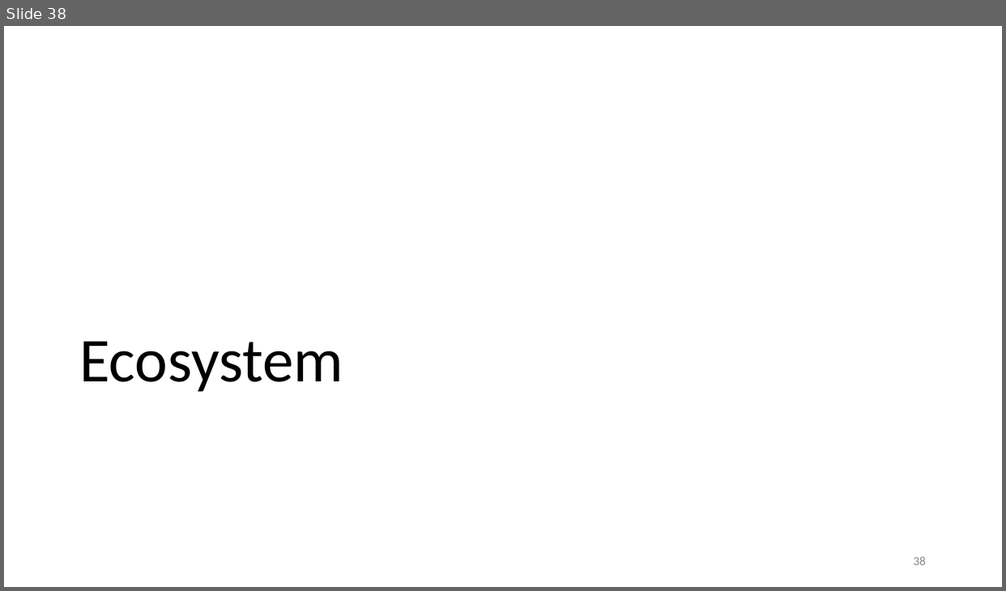
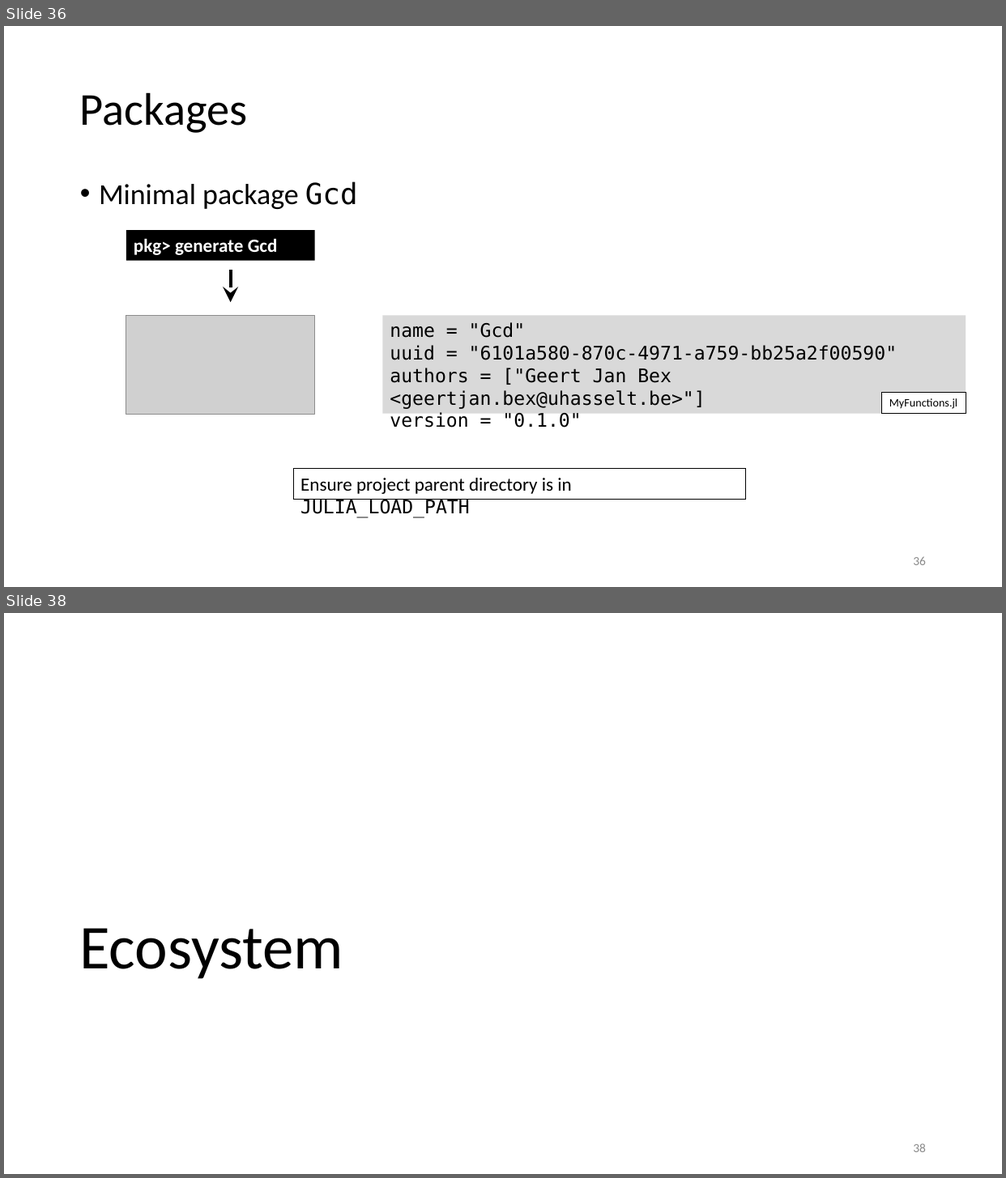
Before and after one commit to gjbex/Julia_good_bad_ugly, a slide deck: Julia,_good_back_ugly.pptx. Shown one above the other, each under a label of ours: slide 38 before the commit, slides 36 and 38 after it; the slides between them are not shown. The pictures are 1006x591 and 1006x1178 pixels, drawn with LibreOffice and Linux fonts; fonts in the diff are those of the drawing; grey boxes stand for pictures. Boxes give left, top, right and bottom in pixels: in the first picture for what was removed or moved away, otherwise in the second. Text is boxed around its words. In the diff, an @@ line names an element or a change of style, - is before the commit and + after.

```diff
--- a/Julia,_good_back_ugly.pptx
+++ b/Julia,_good_back_ugly.pptx
@@ slide 36 added at [4, 26, 1002, 587], background #FFFFFF @@
@@ title added at [80, 92, 248, 133], 44 pt, text #000000 @@
+Packages
@@ text added at [99, 182, 358, 209], 28 pt, text #000000 @@
+• Minimal package Gcd
@@ rectangle added at [126, 230, 315, 260], fill #000000, 18 pt, text #FFFFFF, bold @@
+pkg> generate Gcd
@@ arrow added from (231, 270) to (231, 302), #000000 3 pt @@
@@ picture added at [126, 316, 315, 415] @@
@@ rectangle added at [383, 316, 966, 414], fill #D9D9D9, 18 pt, text #000000 @@
+name = "Gcd"
+uuid = "6101a580-870c-4971-a759-bb25a2f00590"
+authors = ["Geert Jan Bex <geertjan.bex@uhasselt.be>"]
+version = "0.1.0"
@@ rectangle added at [882, 392, 966, 414], fill #FFFFFF, outline #000000 0.75 pt, 11 pt, text #000000 @@
+MyFunctions.jl
@@ rectangle added at [293, 469, 745, 499], outline #000000 0.75 pt, 18 pt, text #000000 @@
+Ensure project parent directory is in JULIA_LOAD_PATH
@@ page number added at [913, 557, 926, 565], 12 pt, text #8C8C8C @@
+36
```
Also in this commit, not shown: 2 slides changed, 3 other slides added, 2 slides removed.
